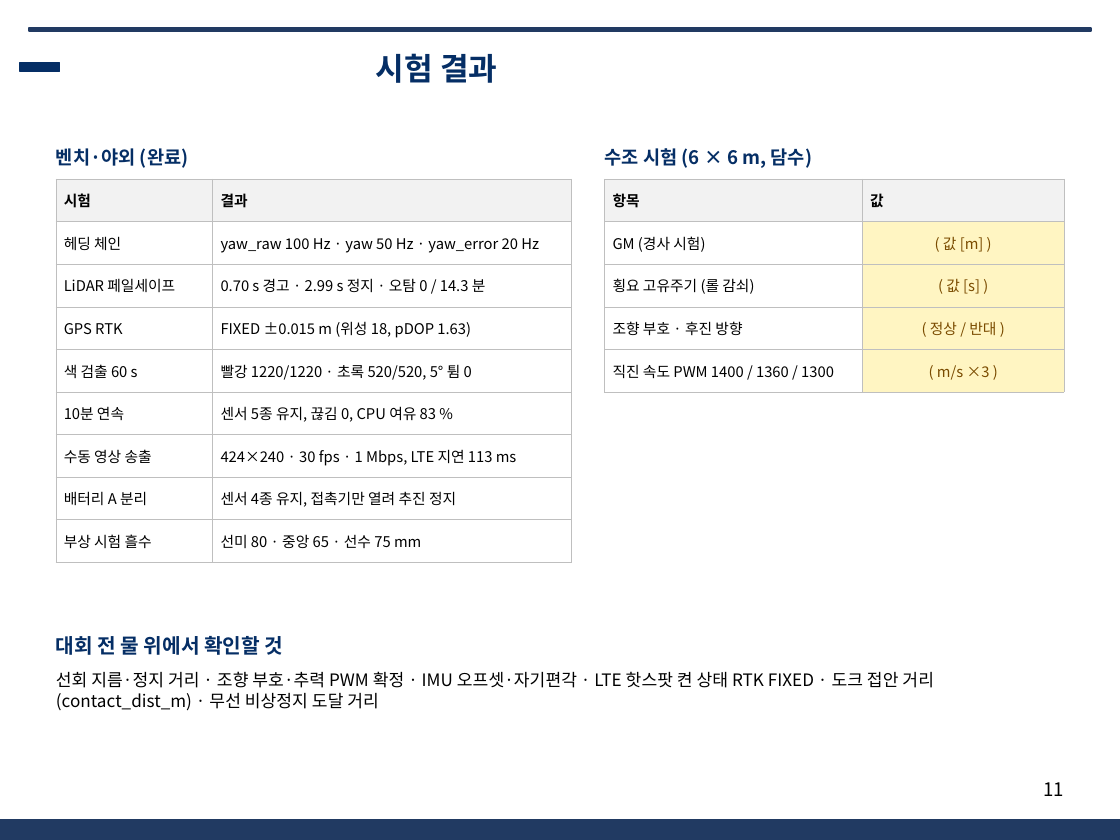
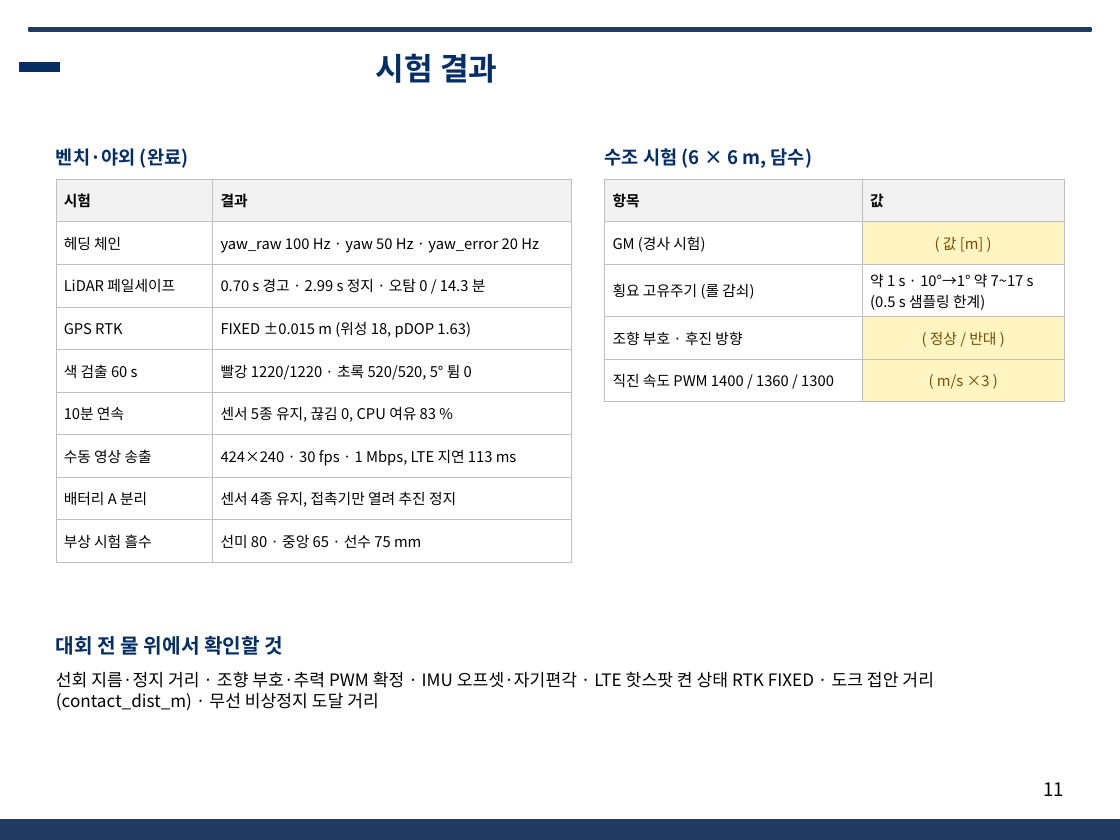
Before and after one commit to unmatsutake377-rgb/ros2_ws, a slide deck: slide 11 of docs/전달용/보고서_분담/발표자료_SSF_B.pptx. Drawn at 1120x840 pixels with LibreOffice and Linux fonts; fonts in the diff are those of the drawing; background and template pictures are left out. Boxes give left, top, right and bottom in pixels: in the first picture for what was removed or moved away, otherwise in the second. Text is boxed around its words. In the diff, an @@ line names an element or a change of style, - is before the commit and + after.

```diff
--- a/docs/전달용/보고서_분담/발표자료_SSF_B.pptx
+++ b/docs/전달용/보고서_분담/발표자료_SSF_B.pptx
@@ table at bbox=[605, 179, 1064, 393] @@
-row 3, column 2: ( 값 [s] )
+row 3, column 2: 약 1 s · 10°→1° 약 7~17 s (0.5 s 샘플링 한계)
@@ fill #FFF5C2 to none in row 3, column 2 @@
```
Also in this commit, not shown: 2 other slides changed, 8 other files.
